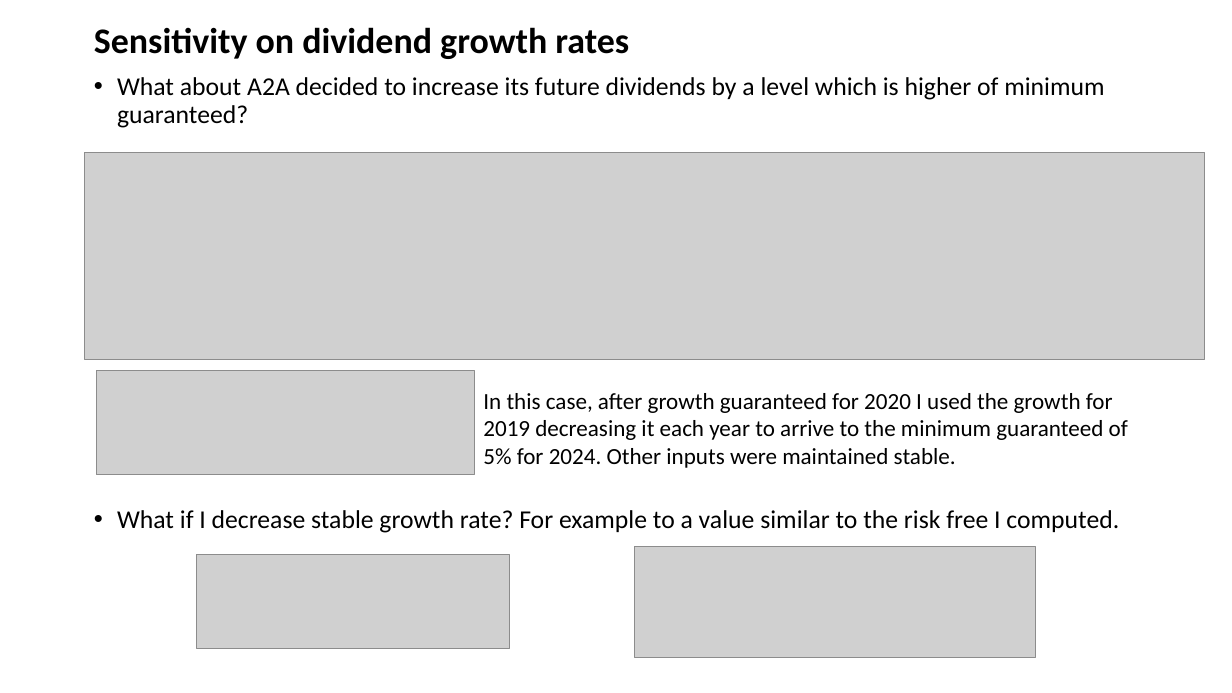
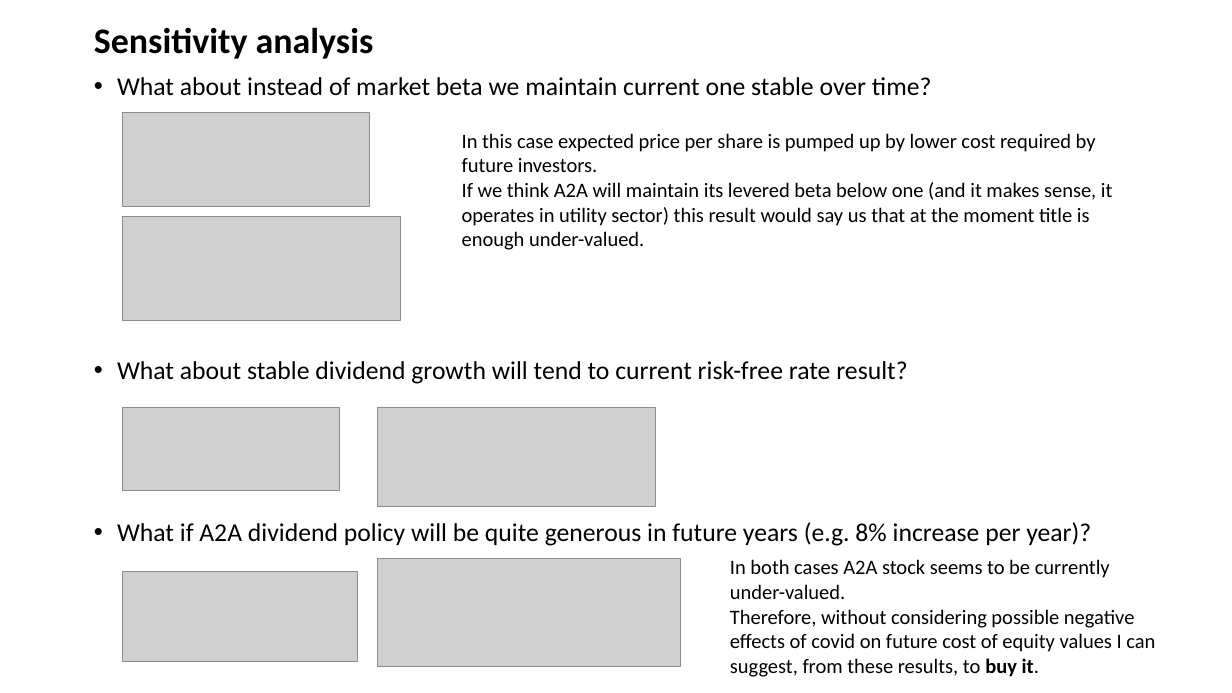
Before and after one commit to simonelucchesi/Corporate-project-, a slide deck: slide 4 of Project/Slides/5) Forecast Simone to continue.pptx. Drawn at 1232x693 pixels with LibreOffice and Linux fonts; fonts in the diff are those of the drawing; grey boxes stand for pictures. Boxes give left, top, right and bottom in pixels: in the first picture for what was removed or moved away, otherwise in the second. Text is boxed around its words. In the diff, an @@ line names an element or a change of style, - is before the commit and + after.

Commit message:
Dividend model updated

```diff
--- a/Project/Slides/5) Forecast Simone to continue.pptx
+++ b/Project/Slides/5) Forecast Simone to continue.pptx
@@ title at (94,27,374,59): text changed @@
-Sensitivity on dividend growth rates
+Sensitivity analysis
@@ text at (117,77,1091,546): text changed @@
-• What about A2A decided to increase its future dividends by a level which is higher of minimum guaranteed?
-• What if I decrease stable growth rate? For example to a value similar to the risk free I computed.
+• What about instead of market beta we maintain current one stable over time?
+• What about stable dividend growth will tend to current risk-free rate result?
+• What if A2A dividend policy will be quite generous in future years (e.g. 8% increase per year)?
@@ picture added at (123,113,370,207) @@
@@ text added at (462,133,1113,250), 16 pt, text #000000 @@
+In this case expected price per share is pumped up by lower cost required by future investors.
+If we think A2A will maintain its levered beta below one (and it makes sense, it operates in utility sector) this result would say us that at the moment title is enough under-valued.
@@ picture removed at (85,152,1205,360) @@
@@ picture added at (123,216,400,321) @@
@@ picture removed at (96,371,474,475) @@
@@ picture added at (123,408,340,491) @@
@@ picture added at (378,408,655,506) @@
@@ text removed at (483,393,1128,468) @@
-In this case, after growth guaranteed for 2020 I used the growth for 2019 decreasing it each year to arrive to the minimum guaranteed of 5% for 2024. Other inputs were maintained stable.
@@ picture removed at (197,555,509,649) @@
@@ picture added at (378,558,680,666) @@
@@ picture removed at (635,546,1036,657) @@
@@ text added at (730,559,1155,677), 16 pt, text #000000 @@
+In both cases A2A stock seems to be currently under-valued.
+Therefore, without considering possible negative effects of covid on future cost of equity values I can suggest, from these results, to buy it.
@@ picture added at (123,572,359,662) @@
```
Also in this commit, not shown: 3 other slides changed.
